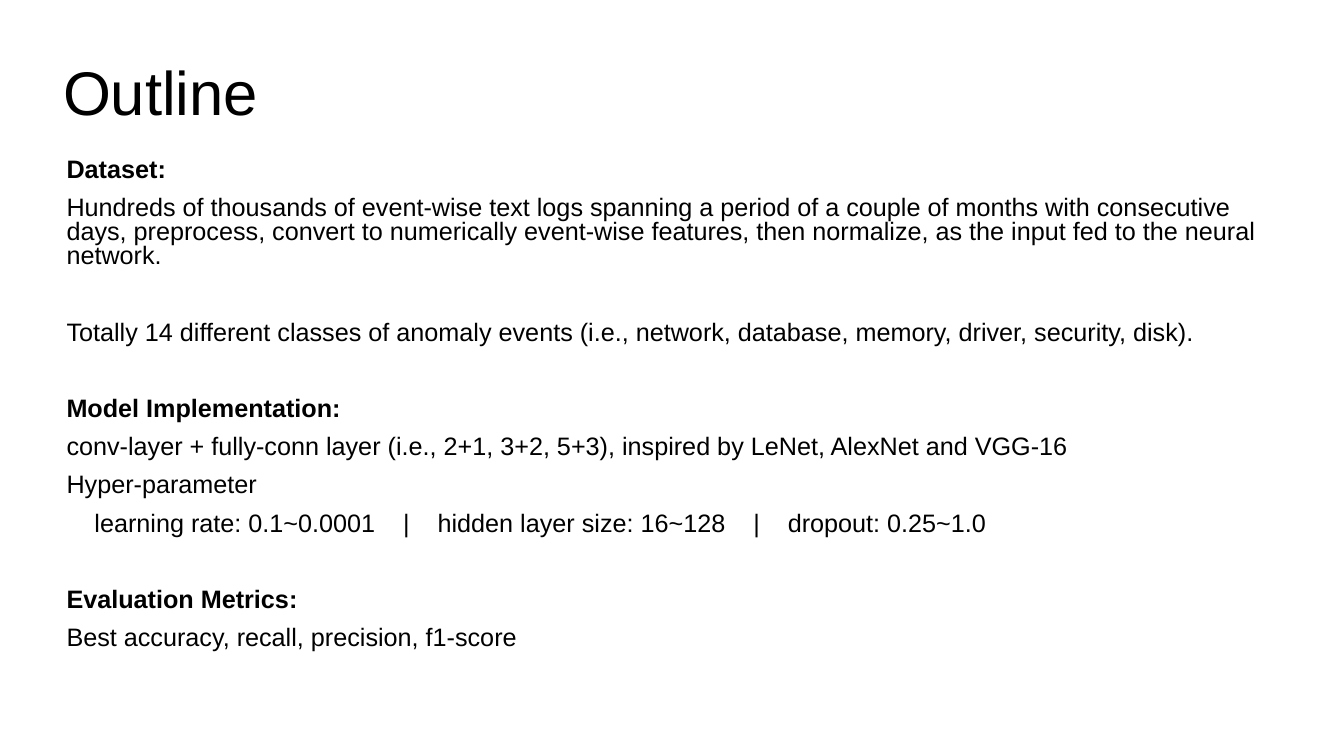
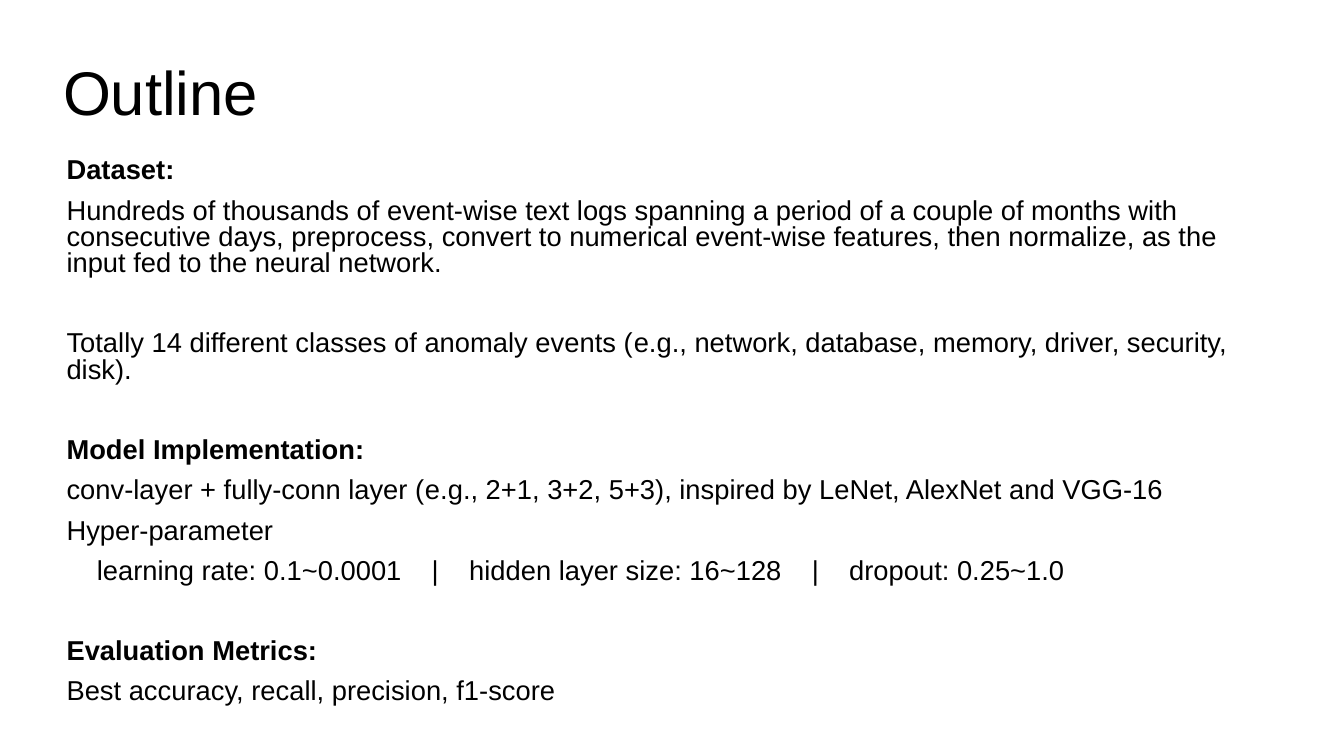
Before and after one commit to stephen-cheng/system_log_lstm_cnn, a slide deck: slide 3 of sum/Outline.pptx. Drawn at 1344x756 pixels with LibreOffice and Linux fonts; fonts in the diff are those of the drawing. Boxes give left, top, right and bottom in pixels: in the first picture for what was removed or moved away, otherwise in the second. Text is boxed around its words. In the diff, an @@ line names an element or a change of style, - is before the commit and + after.

```diff
--- a/sum/Outline.pptx
+++ b/sum/Outline.pptx
@@ subtitle at [67,160,1064,705]: size 18 to 19.5 pt in "Dataset:", "Model Implementation:", "Hyper-parameter", "learning rate: 0.1~0.0001 | hidden layer size: ..." and 2 more places @@
@@ subtitle at [67,200,1227,383]: text changed; size 18 to 19.5 pt @@
-Hundreds of thousands of event-wise text logs spanning a period of a couple of months with consecutive days, preprocess, convert to numerically event-wise features, then normalize, as the input fed to the neural network.
-Totally 14 different classes of anomaly events (i.e., network, database, memory, driver, security, disk).
+Hundreds of thousands of event-wise text logs spanning a period of a couple of months with consecutive days, preprocess, convert to numerical event-wise features, then normalize, as the input fed to the neural network.
+Totally 14 different classes of anomaly events (e.g., network, database, memory, driver, security, disk).
@@ subtitle at [67,479,1162,504]: text changed; size 18 to 19.5 pt @@
-conv-layer + fully-conn layer (i.e., 2+1, 3+2, 5+3), inspired by LeNet, AlexNet and VGG-16
+conv-layer + fully-conn layer (e.g., 2+1, 3+2, 5+3), inspired by LeNet, AlexNet and VGG-16
```
Also in this commit, not shown: 2 other slides changed, 2 other files.
